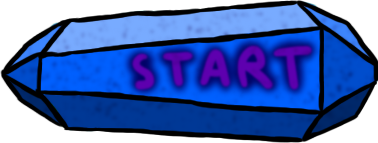
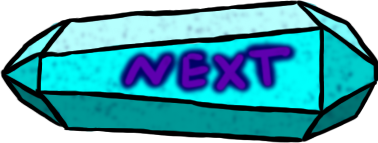
The second 378×143 image is a revision of the first. Changes to its layers:
added layer "Layer 13" above "Layer 14" over left=123, top=45, right=293, bottom=92
added layer "Layer 14" above "Layer 11" over left=115, top=38, right=300, bottom=98
hid "Layer 11" over left=129, top=43, right=315, bottom=93
hid "Layer 12" over left=119, top=33, right=321, bottom=101
added layer "Layer 3 copy 3" above "Layer 3 copy 2" over left=6, top=1, right=378, bottom=140
